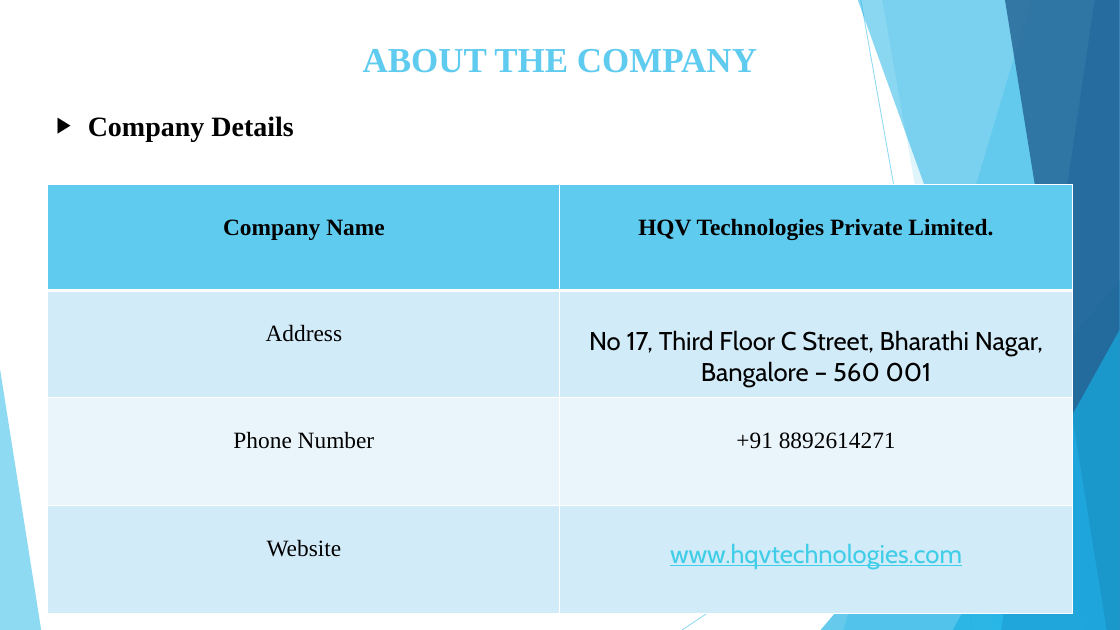
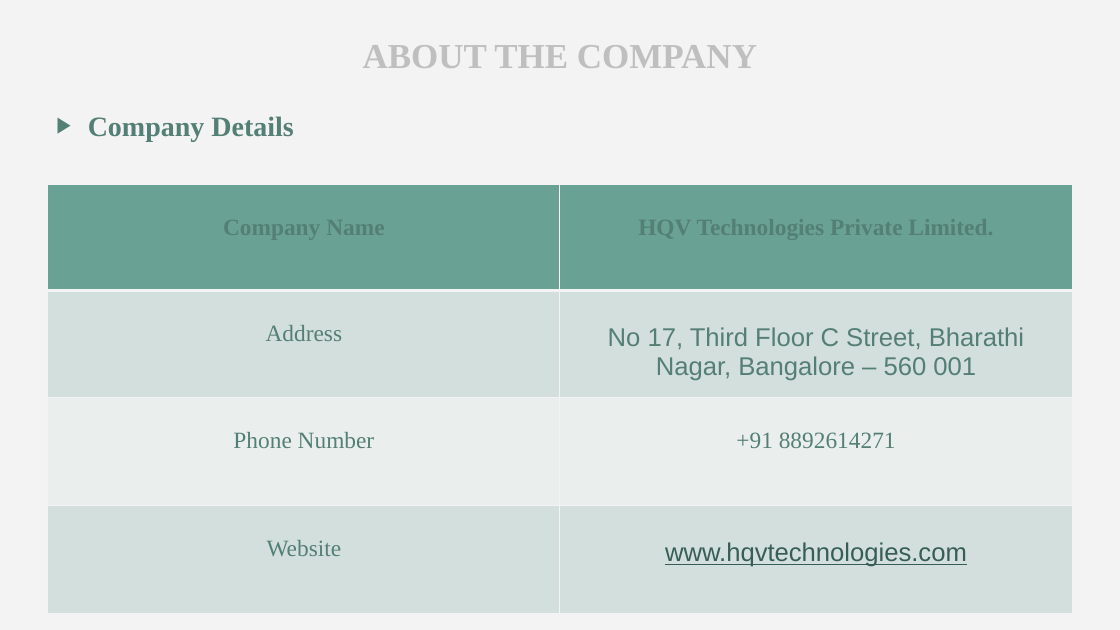
Before and after one commit to Mohammed-Jabi/Internship-Reports, a slide deck: slide 4 of Internship Presentation.pptx. Drawn at 1120x630 pixels with LibreOffice and Linux fonts; fonts in the diff are those of the drawing. Boxes give left, top, right and bottom in pixels: in the first picture for what was removed or moved away, otherwise in the second. Text is boxed around its words. In the diff, an @@ line names an element or a change of style, - is before the commit and + after.

Commit message:
PPT update

```diff
--- a/Internship Presentation.pptx
+++ b/Internship Presentation.pptx
@@ background #FFFFFF to #F3F3F3 @@
@@ title "ABOUT THE COMPANY" at bbox=[363, 45, 757, 68]: text colour #5FCBEF to #BFBFBF @@
@@ text "Company Details" at bbox=[88, 116, 293, 141]: text colour #000000 to #547F75 @@
@@ table at bbox=[48, 185, 1073, 614] @@
@@ fill #5FCBEF to #6AA195 in row 1 @@
@@ fill #D2ECF9 to #D4E0DD in 4 cells @@
@@ fill #EAF6FC to #EBF0EF in row 3 @@
@@ text colour #000000 to #547F75 in "Company Name", "HQV Technologies Private Limited.", "Address", "No 17, Third Floor C Street, Bharathi ..." and 3 more places @@
@@ font Cabin to Arial in "No 17, Third Floor C Street, Bharathi ...", "www.hqvtechnologies.com" @@
@@ text colour #3FCDE7 to #375E55 in "www.hqvtechnologies.com" @@
@@ borders changed @@
@@ group removed at bbox=[0, 0, 1120, 630]: 5 freeform shapes, 3 triangles, 2 lines @@
```
Also in this commit, not shown: 24 other slides changed.
